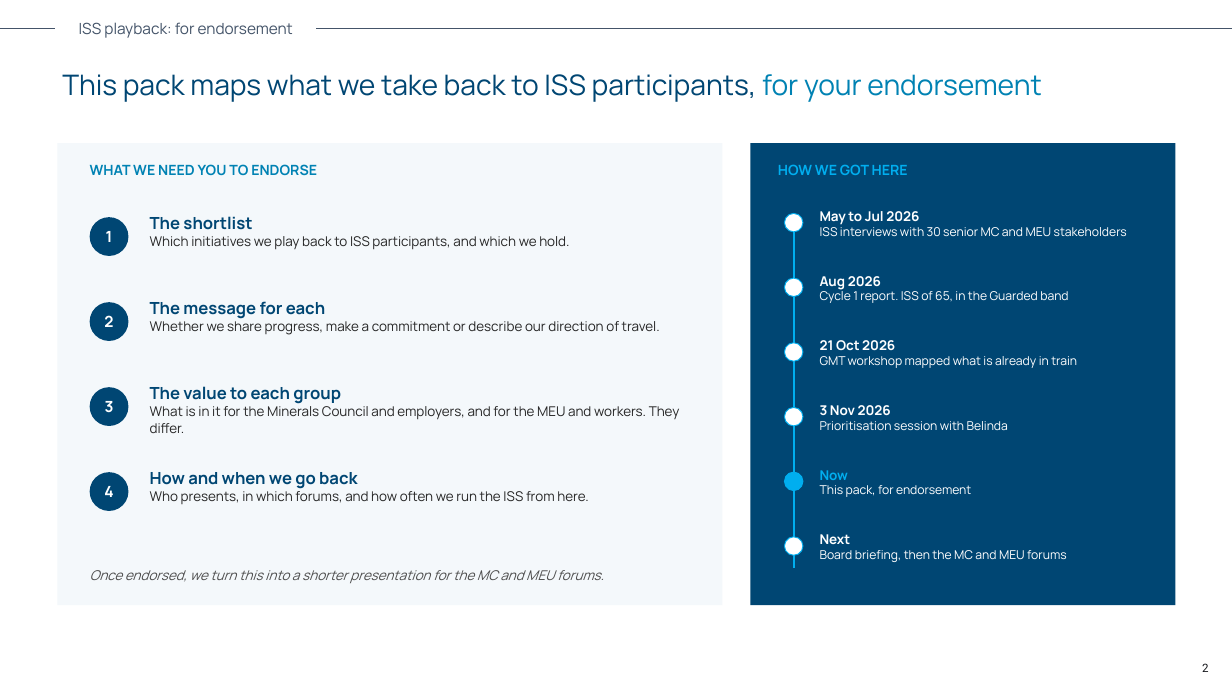
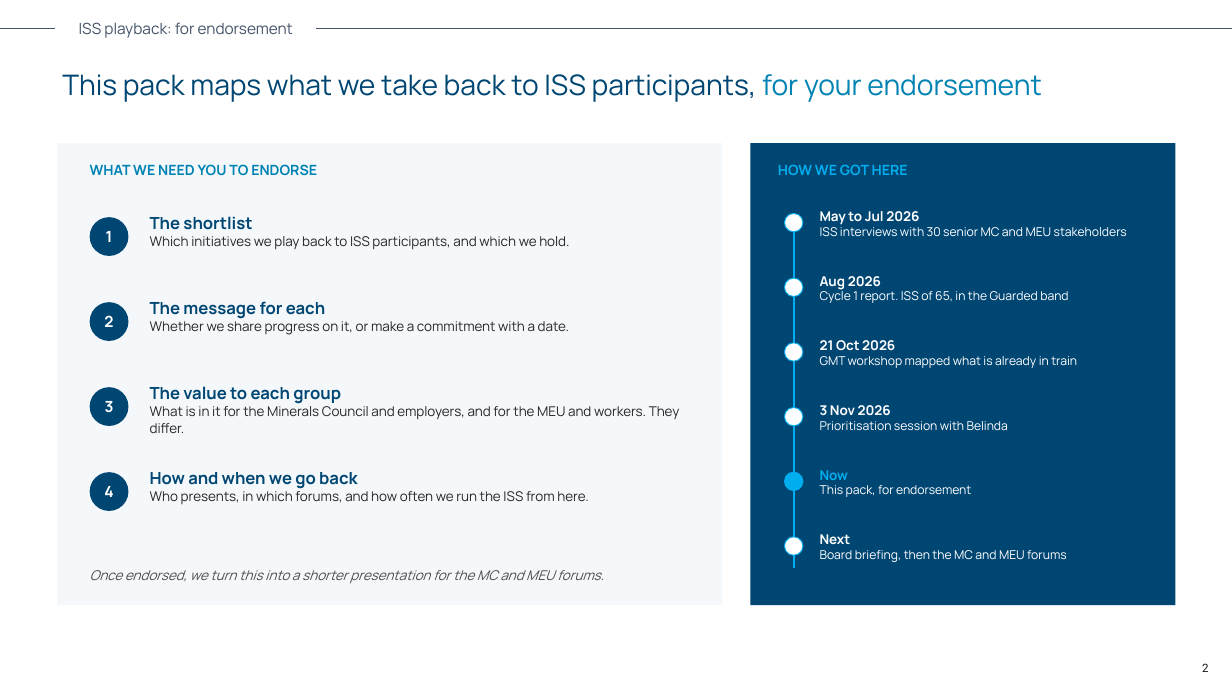
Before and after one commit to alyciawolf02/claude, a slide deck: slide 2 of outputs/ISS_Playback_For_Endorsement.pptx. Drawn at 1232x693 pixels with LibreOffice and Linux fonts; fonts in the diff are those of the drawing. Boxes give left, top, right and bottom in pixels: in the first picture for what was removed or moved away, otherwise in the second. Text is boxed around its words. In the diff, an @@ line names an element or a change of style, - is before the commit and + after.

```diff
--- a/outputs/ISS_Playback_For_Endorsement.pptx
+++ b/outputs/ISS_Playback_For_Endorsement.pptx
@@ text at <box>150,318,569,335</box>: text changed @@
-Whether we share progress, make a commitment or describe our direction of travel.
+Whether we share progress on it, or make a commitment with a date.
```
Also in this commit, not shown: 6 other slides changed, 6 slides removed.
